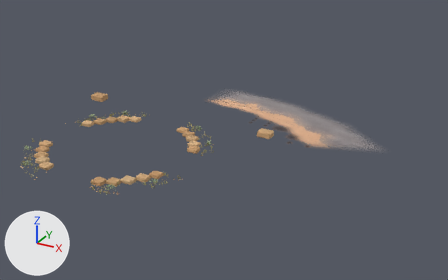
The glTF model rust/crates/bbq_app/assets/models/smoko_surroundings.glb as it was, and as the next commit left it.
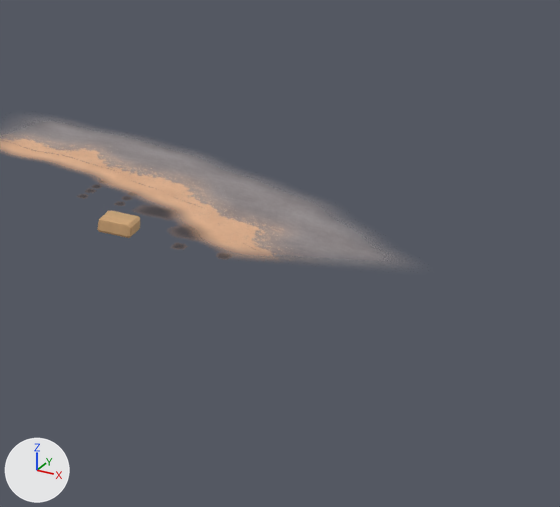
Each version is shown whole from a camera (50 mm lens) standing at (33.3, -50.8, 23.6) and looking at (7.5, -3.7, 0.1), then close up on the part from 49% to 99% of the width and 15% to 89% of the height. The lights are fixed; the arrows at lower left show +X, +Y and +Z. The first two pictures are the older version.

The first close-up shows 'Arena entrance surroundings.003', 'East picnic weathered bitumen' and 1 more.
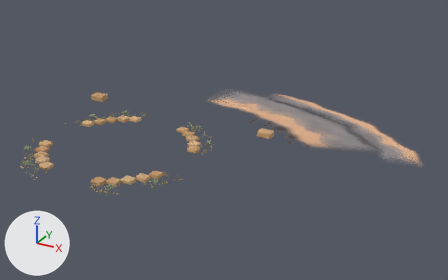
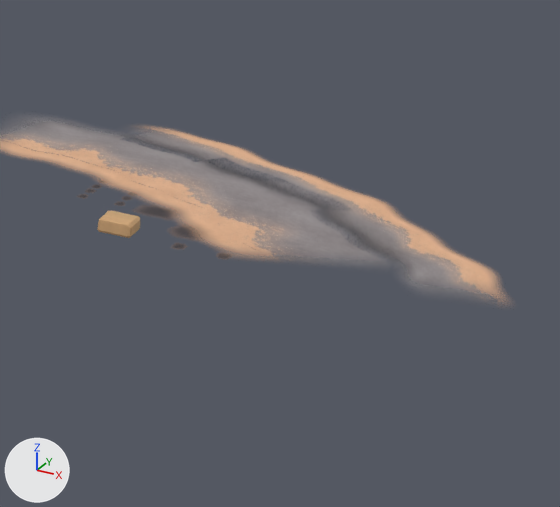
Boxes (x1, y1, x2, y2) around the edits, measured in the close-ups (560 x 507 px):
'Eastern entrance dust lip', added
    after: (134, 129, 496, 294)

What changed in the scene script:
```text
Add me_eastern_entrance_dust_lip:
    me_eastern_entrance_dust_lip.from_pydata(...)  # 292 vertices, 288 faces; spans x 4.7..25.6, y -1.7..11.0, z 0.0
    me_eastern_entrance_dust_lip.materials.append(mat_east_picnic_weathered_bitumen)  # picture img_east_picnic_weathered_bitumen
Add ob_eastern_entrance_dust_lip:
    ob_eastern_entrance_dust_lip = bpy.data.objects.new('Eastern entrance dust lip', me_eastern_entrance_dust_lip)
    ob_eastern_entrance_dust_lip.location = (0.0, 0.0, 0.0)
```
